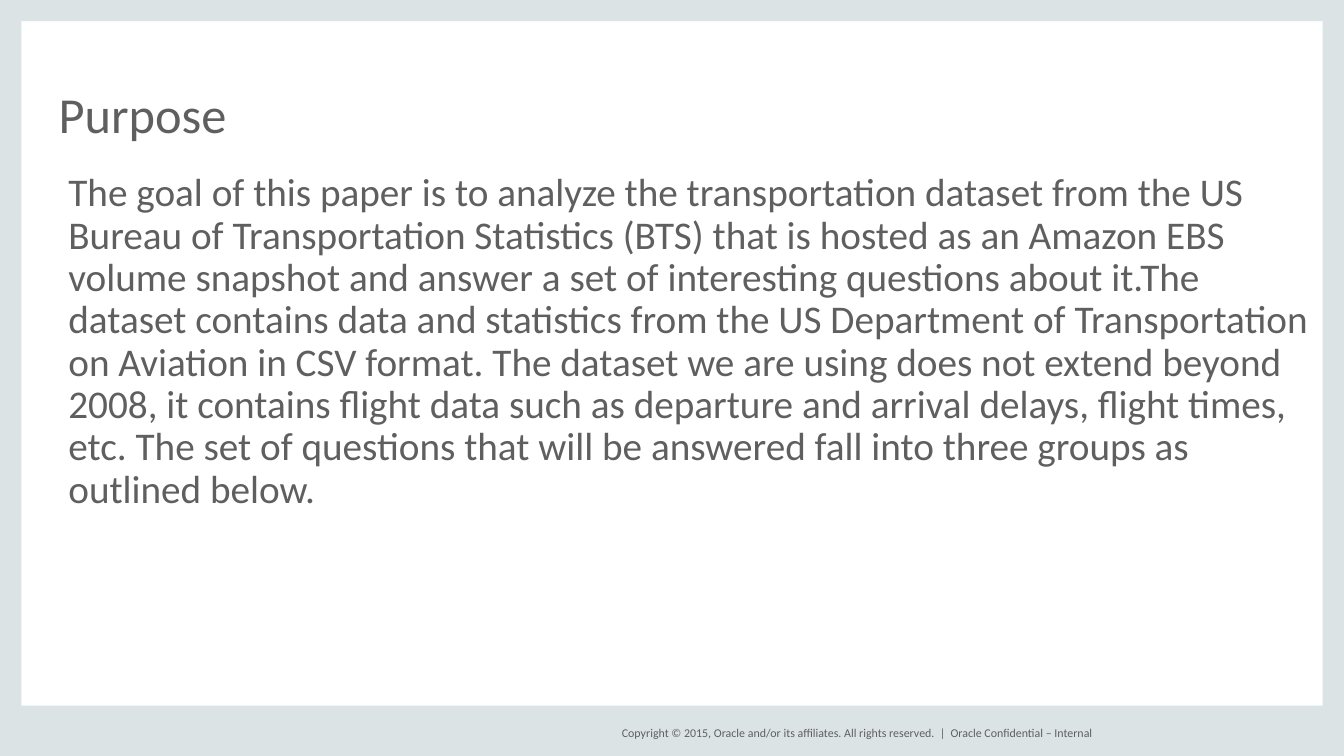
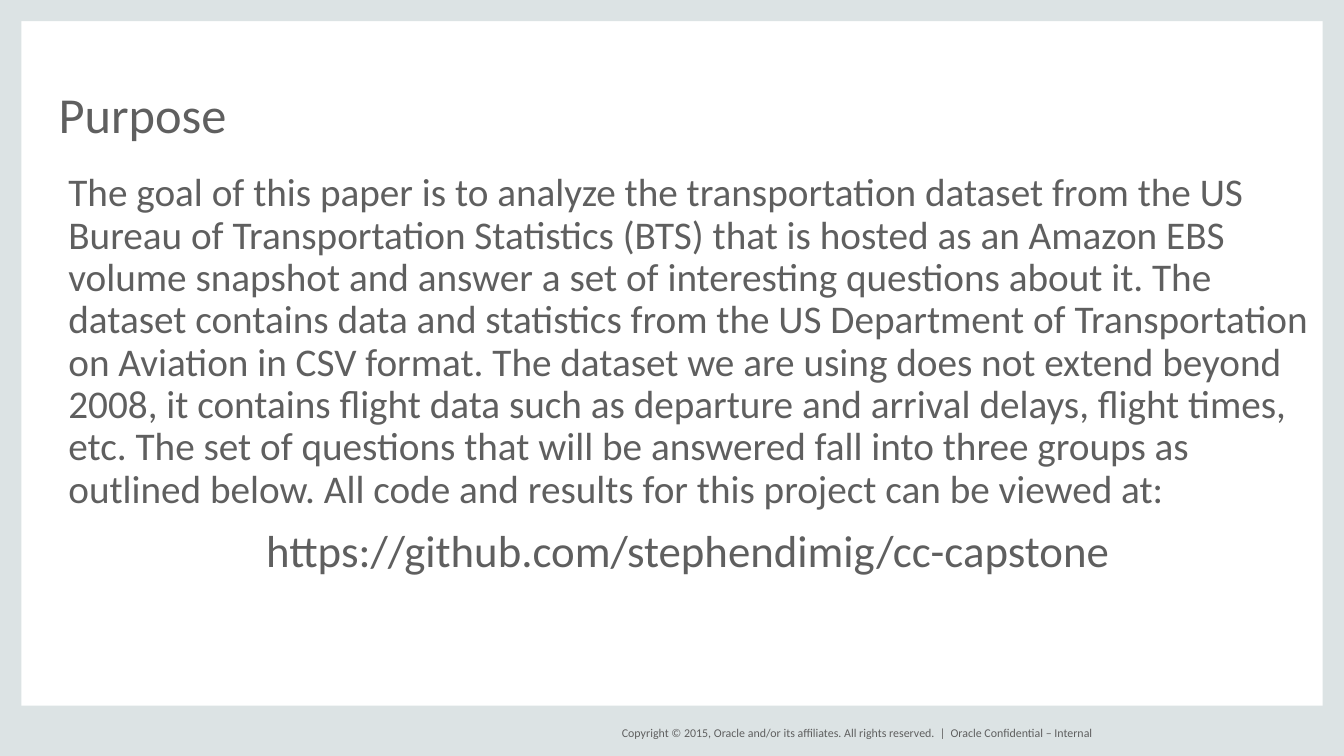
Before and after one commit to stephendimig/cc-capstone, a slide deck: slide 2 of cc_capstone.pptx. Drawn at 1344x756 pixels with LibreOffice and Linux fonts; fonts in the diff are those of the drawing; background and template pictures are left out. Boxes give left, top, right and bottom in pixels: in the first picture for what was removed or moved away, otherwise in the second. Text is boxed around its words. In the diff, an @@ line names an element or a change of style, - is before the commit and + after.

```diff
--- a/cc_capstone.pptx
+++ b/cc_capstone.pptx
@@ text at [68,179,1308,575]: text changed @@
-The goal of this paper is to analyze the transportation dataset from the US Bureau of Transportation Statistics (BTS) that is hosted as an Amazon EBS volume snapshot and answer a set of interesting questions about it.The dataset contains data and statistics from the US Department of Transportation on Aviation in CSV format. The dataset we are using does not extend beyond 2008, it contains flight data such as departure and arrival delays, flight times, etc. The set of questions that will be answered fall into three groups as outlined below.
+The goal of this paper is to analyze the transportation dataset from the US Bureau of Transportation Statistics (BTS) that is hosted as an Amazon EBS volume snapshot and answer a set of interesting questions about it. The dataset contains data and statistics from the US Department of Transportation on Aviation in CSV format. The dataset we are using does not extend beyond 2008, it contains flight data such as departure and arrival delays, flight times, etc. The set of questions that will be answered fall into three groups as outlined below. All code and results for this project can be viewed at:
+https://github.com/stephendimig/cc-capstone
```
Also in this commit, not shown: 3 other files.
